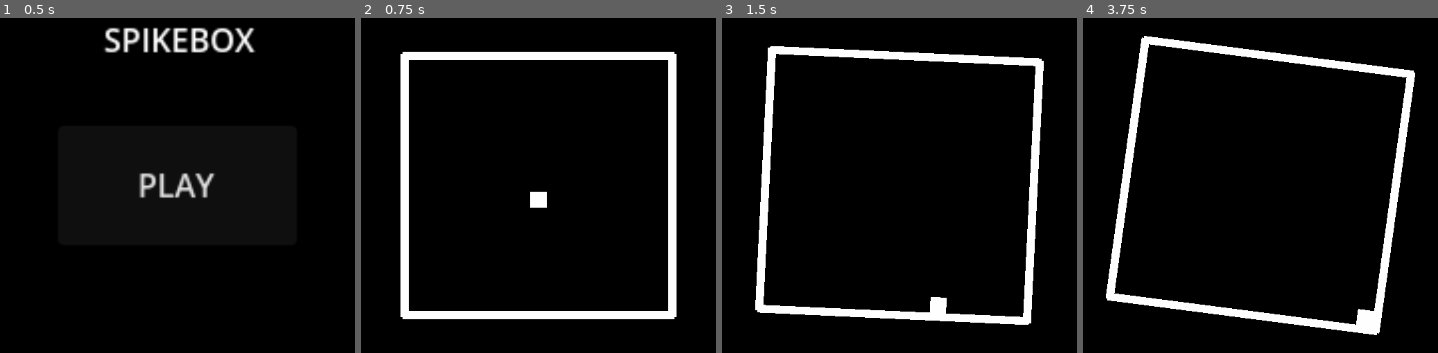
Above: before the commit, frames 1-4 (left to right).
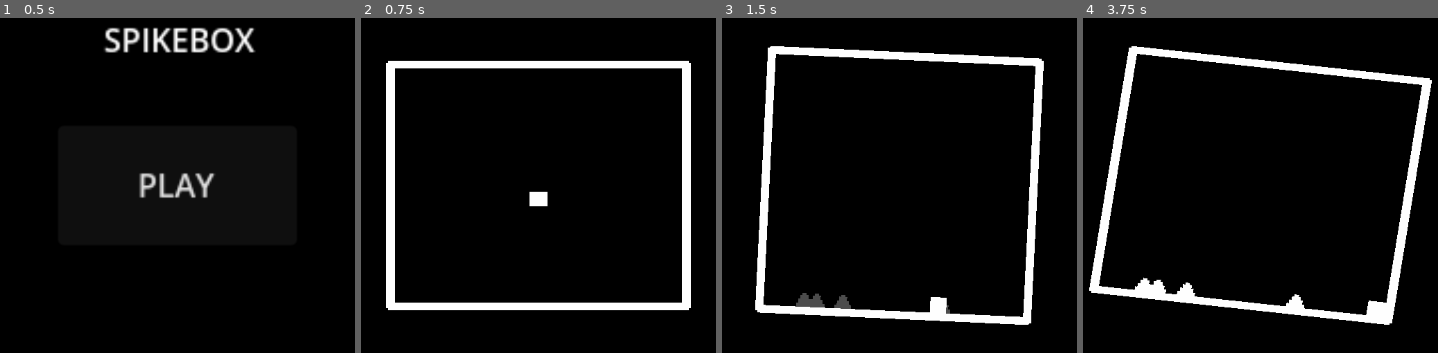
Above: after the commit, the same moments.

Repository: dairycultist/spikebox
Game: Godot game, scene res://scenes/title.tscn
The game is run twice, just before and just after one commit, with the same random seed, the same clock (stepped at 60 frames per second) and the same inputs.
Inputs:
- Up to frame 1 (0.5 s): no input
- Up to frame 2 (0.75 s): click "PLAY" at 0.5 s
- Up to frame 3 (1.5 s): hold D (move_right) from 1.28 s (still down)
- Up to frame 4 (3.75 s): tap Space (jump) at 1.52, 2.27 s; release D (move_right) at 2.03 s; hold A (move_left) 2.03-2.78 s; hold D (move_right) from 2.78 s (still down)

Frame 1 is identical in both runs. In frame 2, 15% of the frame differs, in the area x 7-93%, y 9-91%; in frame 3, 0.4%; in frame 4, 15%.

Commit message:
Lose condition

Diff:
--- a/player.gd
+++ b/player.gd
@@ -29,4 +29,7 @@
 func on_body_entered(body) -> void:
 
 	if body.is_in_group("Deadly"):
-		print("Lose!")
+
+		# lose
+		Pulse.reset()
+		get_tree().call_deferred("change_scene_to_file", "res://scenes/title.tscn")
--- a/pulse.gd
+++ b/pulse.gd
@@ -6,6 +6,10 @@
 
 var _secs_to_next_pulse := 60.0 / bpm
 var _pulse_index := -1
+
+func reset():
+	_pulse_index = -1
+	bpm = 80
 
 func pause():
 
--- a/scenes/play_button.gd
+++ b/scenes/play_button.gd
@@ -6,4 +6,6 @@
 
 func on_pressed():
 
+	# start game
+	Pulse.play()
 	get_tree().change_scene_to_file("res://scenes/game.tscn")
